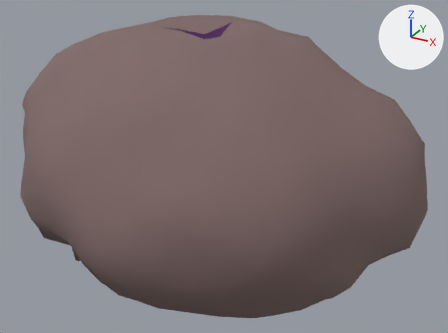
Before and after pictures for a commit that changed the glTF model assets/asteroids/asteroid_13.glb.
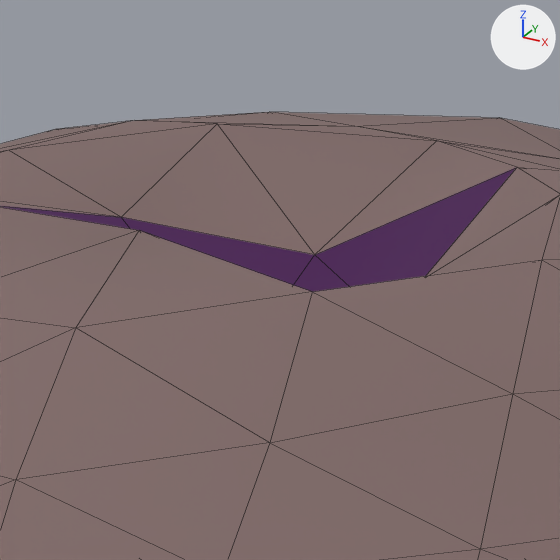
Each version appears first whole from a 50 mm camera at (1.6, -2.81, 1.4) aimed at (0.07, -0.02, 0.0), and next in a close-up on the part from 36% to 53% of the width and 0% to 23% of the height. The lights are fixed; the arrows at upper right show +X, +Y and +Z. The older version's two pictures come first. The close-ups show mesh edges as thin lines.

Objects in the first close-up: 'Asteroid_13'.
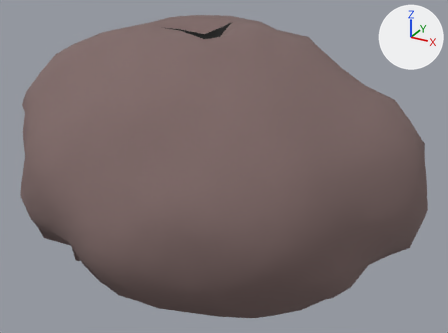
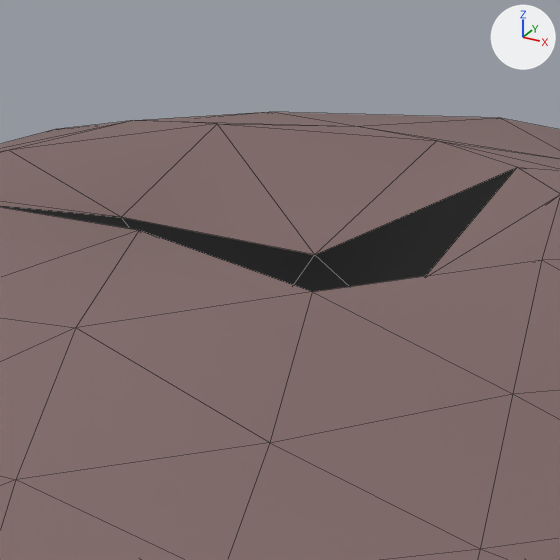
Edits to the bpy script that builds the scene:
```text
Change mat_asteroidcrater_13:
    mat_asteroidcrater_13.base_color: (0.02, 0.01, 0.02) -> (0.0, 0.0, 0.0)  # black #271927 -> black #000000
    remove mat_asteroidcrater_13.emission_color = (0.042, 0.0, 0.063)  # dark purple #3a0047
    remove mat_asteroidcrater_13.emission_strength = 1.0
```

Changed parts and their boxes [x1, y1, x2, y2] in the close-ups (560 x 560 px):
'Asteroid_13', recoloured, surface changed (darker): [1, 167, 515, 294] in both
